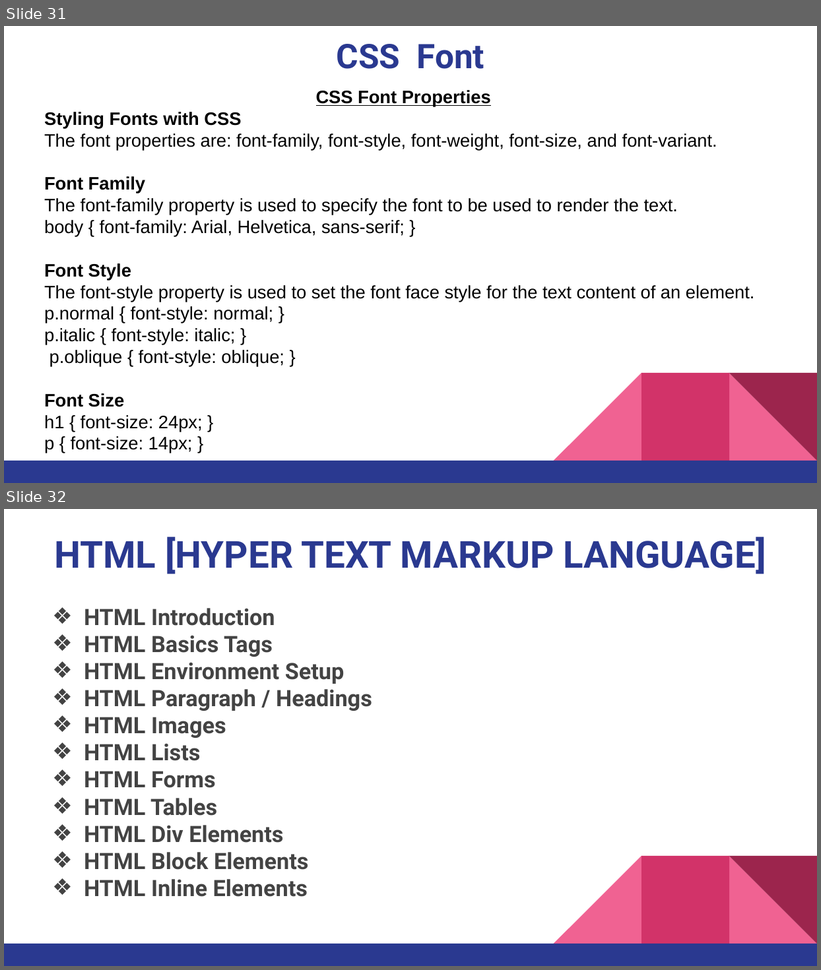
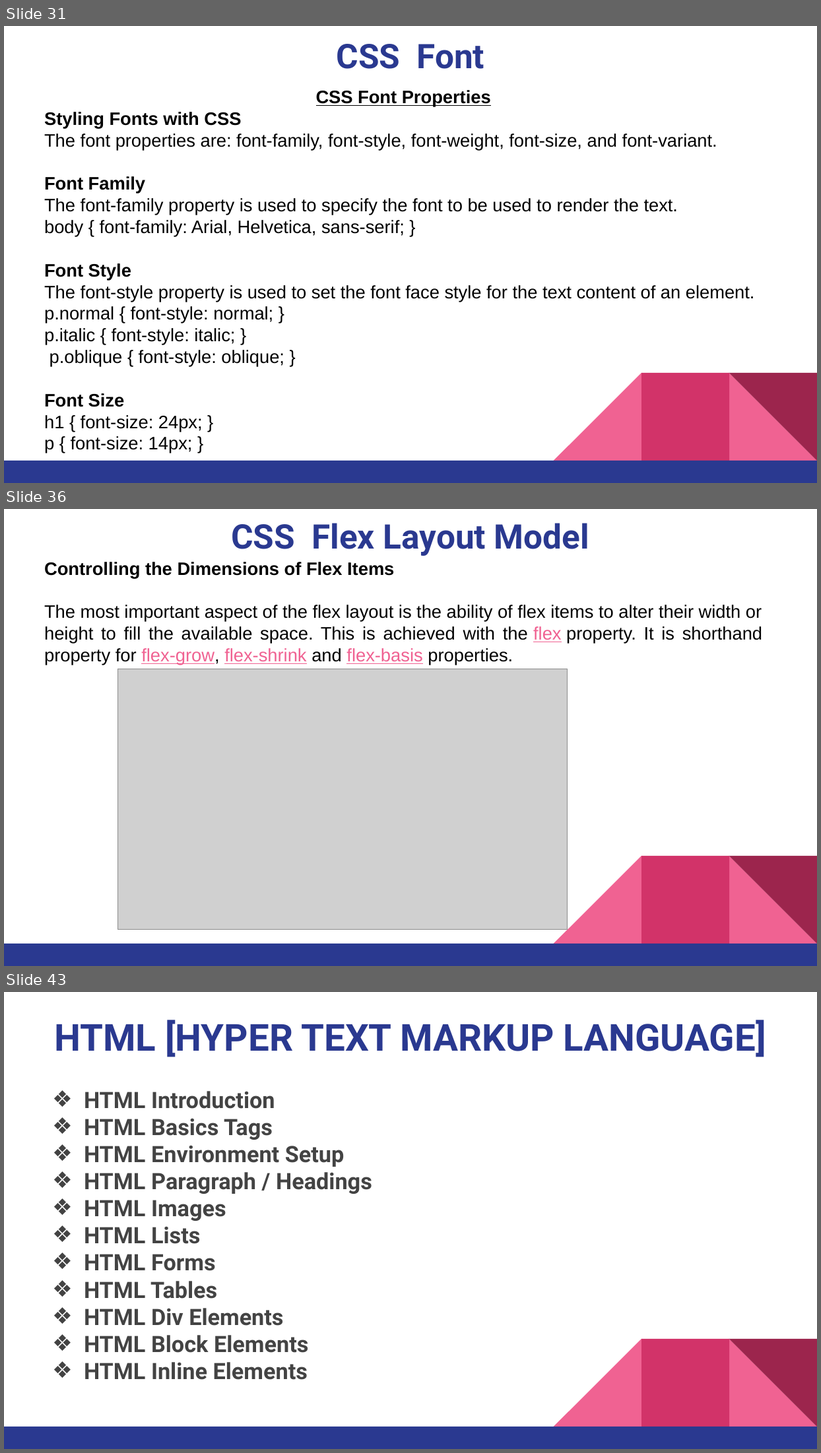
Before and after one commit to pnytrainingrepo/Webdevelopment, a slide deck: CSS Course.pptx. Shown one above the other, each under a label of ours: slides 31 and 32 before the commit, slides 31, 36 and 43 after it; the slides between them are not shown. The pictures are 821x970 and 821x1453 pixels, drawn with LibreOffice and Linux fonts; fonts in the diff are those of the drawing; grey boxes stand for pictures. Boxes give left, top, right and bottom in pixels: in the first picture for what was removed or moved away, otherwise in the second. Text is boxed around its words. In the diff, an @@ line names an element or a change of style, - is before the commit and + after.

```diff
--- a/CSS Course.pptx
+++ b/CSS Course.pptx
@@ slide 36 added at <box>4,509,817,966</box>, background #FFFFFF; not listed: 5 template elements that a slide beside it also shows @@
@@ title added at <box>231,523,589,556</box>, 30 pt, text #2A3990, bold @@
+CSS Flex Layout Model
@@ text added at <box>44,562,762,665</box>, 16 pt, text #000000 @@
+Controlling the Dimensions of Flex Items
+The most important aspect of the flex layout is the ability of flex items to alter their width or height to fill the available space. This is achieved with the flex property. It is shorthand property for flex-grow, flex-shrink and flex-basis properties.
@@ picture added at <box>118,669,568,930</box> @@
@@ what was slide 32 is now slide 43 @@
```
Also in this commit, not shown: 10 other slides added, 35 other files.
